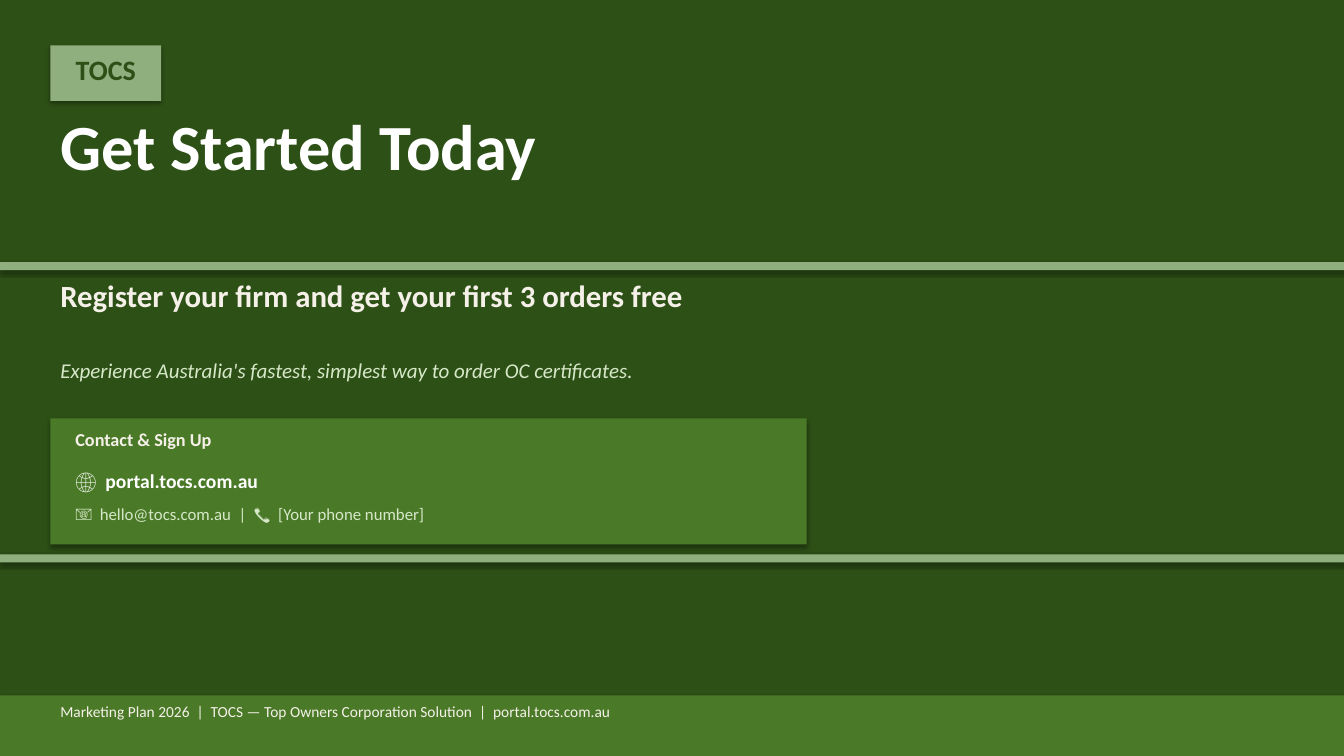
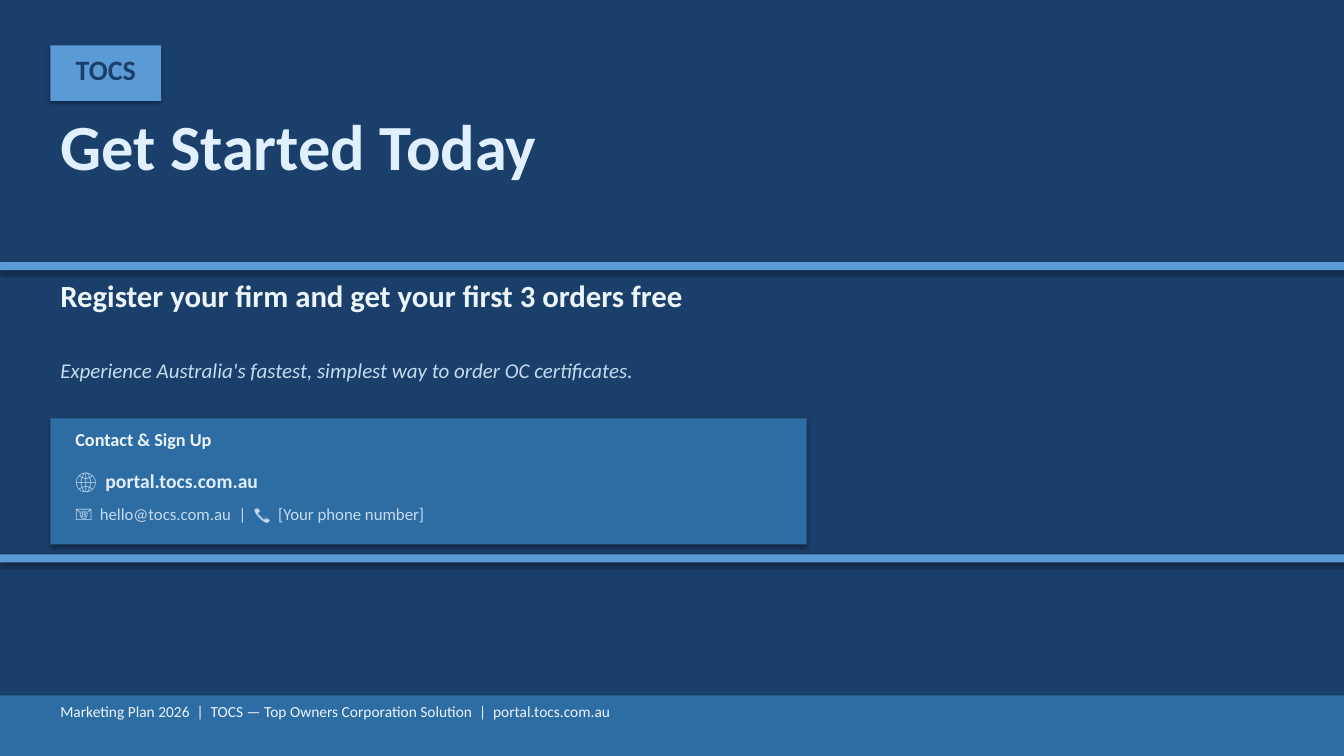
Before and after one commit to matthewhe22/Ocorder, a slide deck: slide 11 of marketing/TOCS-OC-Order-Portal-Marketing-Plan.pptx. Drawn at 1344x756 pixels with LibreOffice and Linux fonts; fonts in the diff are those of the drawing. Boxes give left, top, right and bottom in pixels: in the first picture for what was removed or moved away, otherwise in the second. Text is boxed around its words. In the diff, an @@ line names an element or a change of style, - is before the commit and + after.

```diff
--- a/marketing/TOCS-OC-Order-Portal-Marketing-Plan.pptx
+++ b/marketing/TOCS-OC-Order-Portal-Marketing-Plan.pptx
@@ background #2D5016 to #1B3F6B @@
@@ fill #8FAF7E to #5B9BD5 in 3 elements at (0,262,1344,270), (0,555,1344,563), (50,45,161,101) @@
@@ text "TOCS" at (76,62,136,80): text colour #2D5016 to #1B3F6B @@
@@ text "Get Started Today" at (60,125,537,180): text colour #FFFFFF to #E0F0FF @@
@@ text "Experience Australia's fastest, simplest way ..." at (60,363,632,382): text colour #D6E8C8 to #C5DCF0 @@
@@ rectangle at (50,418,807,544): fill #4A7A28 to #2E6DA4 @@
@@ text "🌐 portal.tocs.com.au" at (105,474,258,491): text colour #FFFFFF to #E0F0FF @@
@@ text "📧 hello@tocs.com.au | 📞 [Your ..." at (100,508,424,523): text colour #D6E8C8 to #C5DCF0 @@
@@ rectangle at (0,696,1344,756): fill #4A7A28 to #2E6DA4 @@
@@ text colour #F5F0E8 to #EBF5FB in 3 elements at (60,285,682,313), (75,433,212,449), (60,706,610,720) @@
```
Also in this commit, not shown: 10 other slides changed, 1 other file.
